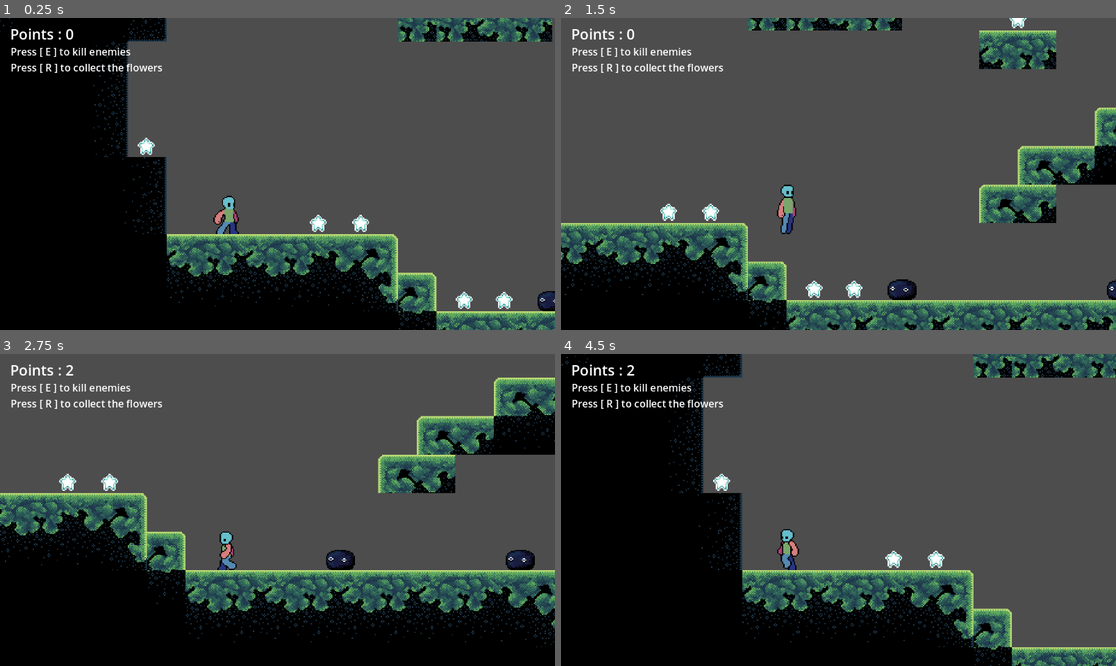
Above: before the commit, frames 1-4 (two rows, left to right).
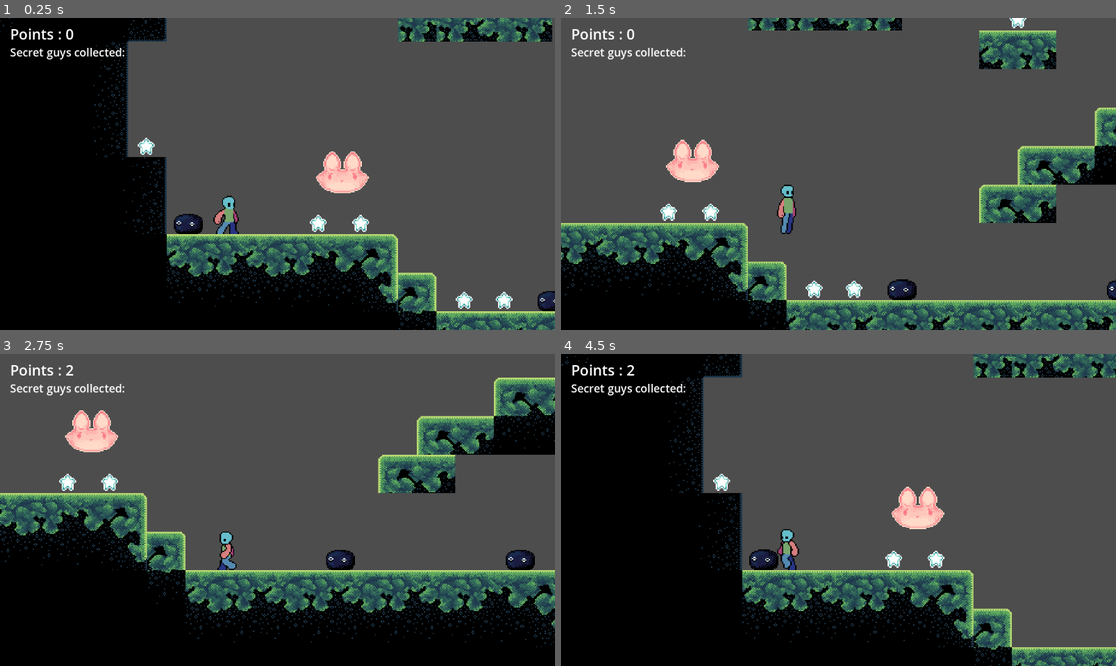
Above: after the commit, the same moments.

Repository: 7riciu/shiba-arcade-platformer-game
Game: Godot game, scene res://scenes/game.tscn
Same seed, same stepped clock (60 frames per second), same inputs: the game is played once before the commit and once after it.
Inputs (mouse positions are in pixels of both pictures, inside the frame that each line leads up to):
- Up to frame 1 (0.25 s): no input
- Up to frame 2 (1.5 s): tap Enter at 0.5 s; move the mouse to (960, 158) at 0.52 s; hold Right (Right) from 0.53 s (still down); tap R (Collect) at 0.6 s; tap Space (Jump) at 0.77 s; move the mouse to (727, 189) at 1.27 s; click (727, 189) at 1.35 s
- Up to frame 3 (2.75 s): tap Space (Jump) at 1.52 s; tap R (Collect) at 1.55, 2.1 s; move the mouse to (333, 441) at 2.02 s; release Right (Right) at 2.03 s; hold Left (Left) from 2.03 s (still down)
- Up to frame 4 (4.5 s): move the mouse to (810, 572) at 2.77 s; release Left (Left) at 2.78 s; hold Right (Right) 2.78-4.28 s; tap R (Collect) at 2.85, 3.8, 4.35 s; tap Space (Jump) at 3.02, 3.77 s; move the mouse to (1005, 556) at 3.52 s; click (1005, 556) at 3.6 s; move the mouse to (672, 463) at 4.27 s; hold Left (Left) from 4.28 s (still down)

The runs differ from the first frame. In frame 1, 1.9% of the frame differs, in the area x 1-67%, y 9-70%; in frame 2, 1.6%; in frame 3, 1.6%; in frame 4, 1.9%, in the area x 1-70%, y 9-70%.

Commit message:
I added a script for petting pets + a script for collecting sercet guys + UI that shows the amount of secret guys  collected <3

Diff:
--- a/scenes/game.tscn
+++ b/scenes/game.tscn
@@ -6,7 +6,9 @@
 [ext_resource type="PackedScene" uid="uid://bxcn8flp64gha" path="res://scenes/basicEnemy.tscn" id="4_p57ef"]
 [ext_resource type="PackedScene" uid="uid://da707pn7kxhgb" path="res://scenes/bunnyEnemy.tscn" id="5_iywne"]
 [ext_resource type="PackedScene" uid="uid://bgk501dr6y7vu" path="res://scenes/starFlower.tscn" id="6_p57ef"]
+[ext_resource type="PackedScene" uid="uid://dptfohswavmpv" path="res://scenes/pet.tscn" id="7_0tnpc"]
 [ext_resource type="PackedScene" uid="uid://6tl6sptuo2jw" path="res://scenes/point.tscn" id="7_u5sy4"]
+[ext_resource type="PackedScene" uid="uid://dre3nsoppifyd" path="res://scenes/secret_guys.tscn" id="7_vtaks"]
 [ext_resource type="PackedScene" uid="uid://btwobl5eonivb" path="res://scenes/pointsCountUI.tscn" id="8_gee14"]
 
 [sub_resource type="TileSetAtlasSource" id="TileSetAtlasSource_u5sy4"]
@@ -158,26 +160,53 @@
 [node name="point7" parent="Points" instance=ExtResource("7_u5sy4")]
 position = Vector2(119, 119)
 
+[node name="point9" parent="Points" instance=ExtResource("7_u5sy4")]
+position = Vector2(636, 182)
+
+[node name="point10" parent="Points" instance=ExtResource("7_u5sy4")]
+position = Vector2(288, -105)
+
+[node name="point11" parent="Points" instance=ExtResource("7_u5sy4")]
+position = Vector2(578, -137)
+
+[node name="point12" parent="Points" instance=ExtResource("7_u5sy4")]
+position = Vector2(698, -137)
+
+[node name="point13" parent="Points" instance=ExtResource("7_u5sy4")]
+position = Vector2(104, -137)
+
+[node name="point14" parent="Points" instance=ExtResource("7_u5sy4")]
+position = Vector2(155, -137)
+
+[node name="point15" parent="Points" instance=ExtResource("7_u5sy4")]
+position = Vector2(770, -105)
+
+[node name="point16" parent="Points" instance=ExtResource("7_u5sy4")]
+position = Vector2(811, -105)
+
+[node name="point17" parent="Points" instance=ExtResource("7_u5sy4")]
+position = Vector2(853, -105)
+
+[node name="point18" parent="Points" instance=ExtResource("7_u5sy4")]
+position = Vector2(894, -105)
+
 [node name="point8" parent="Points" instance=ExtResource("7_u5sy4")]
 position = Vector2(152, 119)
 
-[node name="point9" parent="Points" instance=ExtResource("7_u5sy4")]
-position = Vector2(636, 182)
-
-[node name="point10" parent="Points" instance=ExtResource("7_u5sy4")]
-position = Vector2(288, -105)
-
-[node name="point11" parent="Points" instance=ExtResource("7_u5sy4")]
-position = Vector2(578, -137)
-
-[node name="point12" parent="Points" instance=ExtResource("7_u5sy4")]
-position = Vector2(698, -137)
-
-[node name="point13" parent="Points" instance=ExtResource("7_u5sy4")]
-position = Vector2(104, -137)
-
-[node name="point14" parent="Points" instance=ExtResource("7_u5sy4")]
-position = Vector2(155, -137)
+[node name="point19" parent="Points" instance=ExtResource("7_u5sy4")]
+position = Vector2(1015, 151)
+
+[node name="point20" parent="Points" instance=ExtResource("7_u5sy4")]
+position = Vector2(1052, 151)
+
+[node name="point21" parent="Points" instance=ExtResource("7_u5sy4")]
+position = Vector2(1089, 151)
+
+[node name="Pet" parent="Points" instance=ExtResource("7_0tnpc")]
+position = Vector2(18, -24)
+
+[node name="SecretGuys" parent="Points" instance=ExtResource("7_vtaks")]
+position = Vector2(-110, 40)
 
 [node name="Basic Enemies" type="Node2D" parent="."]
 
@@ -187,6 +216,12 @@
 [node name="Basic enemy" parent="Basic Enemies" instance=ExtResource("4_p57ef")]
 position = Vector2(192, 104)
 
+[node name="Basic enemy3" parent="Basic Enemies" instance=ExtResource("4_p57ef")]
+position = Vector2(964, 136)
+
+[node name="Basic enemy4" parent="Basic Enemies" instance=ExtResource("4_p57ef")]
+position = Vector2(1164, 136)
+
 [node name="Star Flowers" type="Node2D" parent="."]
 
 [node name="starFlower" parent="Star Flowers" instance=ExtResource("6_p57ef")]
@@ -202,30 +237,3 @@
 
 [node name="Bunny" parent="Bunnies" instance=ExtResource("5_iywne")]
 position = Vector2(750, 136)
-
-[node name="point" parent="." instance=ExtResource("7_u5sy4")]
-position = Vector2(770, -105)
-
-[node name="point2" parent="." instance=ExtResource("7_u5sy4")]
-position = Vector2(811, -105)
-
-[node name="point3" parent="." instance=ExtResource("7_u5sy4")]
-position = Vector2(853, -105)
-
-[node name="point4" parent="." instance=ExtResource("7_u5sy4")]
-position = Vector2(894, -105)
-
-[node name="Basic enemy" parent="." instance=ExtResource("4_p57ef")]
-position = Vector2(964, 136)
-
-[node name="point5" parent="." instance=ExtResource("7_u5sy4")]
-position = Vector2(1015, 151)
-
-[node name="point6" parent="." instance=ExtResource("7_u5sy4")]
-position = Vector2(1052, 151)
-
-[node name="point7" parent="." instance=ExtResource("7_u5sy4")]
-position = Vector2(1089, 151)
-
-[node name="Basic enemy2" parent="." instance=ExtResource("4_p57ef")]
-position = Vector2(1164, 136)
--- a/scenes/pet.tscn
+++ b/scenes/pet.tscn
@@ -1,43 +1,32 @@
-[gd_scene load_steps=7 format=3 uid="uid://dptfohswavmpv"]
+[gd_scene load_steps=6 format=3 uid="uid://dptfohswavmpv"]
 
 [ext_resource type="Texture2D" uid="uid://dqfev0cnflbdg" path="res://assets/bunny en.png" id="1_8wqpi"]
 [ext_resource type="Script" uid="uid://bhtgurpipyoks" path="res://scripts/pet.gd" id="2_qd1if"]
 
-[sub_resource type="AtlasTexture" id="AtlasTexture_hmkkh"]
+[sub_resource type="AtlasTexture" id="AtlasTexture_8wqpi"]
 atlas = ExtResource("1_8wqpi")
 region = Rect2(256, 0, 128, 112)
 
-[sub_resource type="SpriteFrames" id="SpriteFrames_6nmc3"]
+[sub_resource type="SpriteFrames" id="SpriteFrames_qd1if"]
 animations = [{
 "frames": [{
 "duration": 1.0,
-"texture": SubResource("AtlasTexture_hmkkh")
+"texture": SubResource("AtlasTexture_8wqpi")
 }],
 "loop": true,
 "name": &"default",
 "speed": 5.0
 }]
 
-[sub_resource type="CapsuleShape2D" id="CapsuleShape2D_axfbl"]
-radius = 12.0
-height = 36.0
+[sub_resource type="RectangleShape2D" id="RectangleShape2D_hmkkh"]
+size = Vector2(76, 54)
 
-[sub_resource type="RectangleShape2D" id="RectangleShape2D_5c8qe"]
-size = Vector2(66, 50)
-
-[node name="CharacterBody2D" type="CharacterBody2D"]
+[node name="Area2D" type="Area2D"]
+script = ExtResource("2_qd1if")
 
 [node name="AnimatedSprite2D" type="AnimatedSprite2D" parent="."]
-sprite_frames = SubResource("SpriteFrames_6nmc3")
+sprite_frames = SubResource("SpriteFrames_qd1if")
 
 [node name="CollisionShape2D" type="CollisionShape2D" parent="."]
-position = Vector2(0, 42)
-rotation = 1.5707964
-shape = SubResource("CapsuleShape2D_axfbl")
-
-[node name="Area2D" type="Area2D" parent="."]
-script = ExtResource("2_qd1if")
-
-[node name="CollisionShape2D" type="CollisionShape2D" parent="Area2D"]
-position = Vector2(0, 29)
-shape = SubResource("RectangleShape2D_5c8qe")
+position = Vector2(0, 27)
+shape = SubResource("RectangleShape2D_hmkkh")
--- a/scenes/pointsCountUI.tscn
+++ b/scenes/pointsCountUI.tscn
@@ -1,23 +1,24 @@
-[gd_scene load_steps=2 format=3 uid="uid://btwobl5eonivb"]
+[gd_scene load_steps=3 format=3 uid="uid://btwobl5eonivb"]
 
 [ext_resource type="Script" uid="uid://7tyr3wximdc2" path="res://scripts/points_ui.gd" id="1_puuml"]
+[ext_resource type="Script" uid="uid://dwyh4c38pgnge" path="res://scripts/secret_ui.gd" id="2_1uwhi"]
 
-[node name="CanvasLayer" type="CanvasLayer" groups=["ui"]]
-script = ExtResource("1_puuml")
+[node name="CanvasLayer" type="CanvasLayer"]
 
-[node name="PointsCount" type="Label" parent="."]
+[node name="PointsCount" type="Label" parent="." groups=["points"]]
 offset_left = 21.0
 offset_top = 12.0
 offset_right = 153.0
 offset_bottom = 54.0
 theme_override_font_sizes/font_size = 30
 text = "Points : 0"
+script = ExtResource("1_puuml")
 
-[node name="Label" type="Label" parent="."]
-offset_left = 22.0
+[node name="SecretGuysCount" type="Label" parent="." groups=["secret guys"]]
+offset_left = 21.0
 offset_top = 55.0
-offset_right = 263.0
+offset_right = 262.0
 offset_bottom = 104.0
-theme_override_font_sizes/font_size = 21
-text = "Press [ E ] to kill enemies
-Press [ R ] to collect the flowers"
+theme_override_font_sizes/font_size = 23
+text = "Secret guys collected:"
+script = ExtResource("2_1uwhi")
--- /dev/null
+++ b/scenes/secret_guys.tscn
@@ -0,0 +1,32 @@
+[gd_scene load_steps=6 format=3 uid="uid://dre3nsoppifyd"]
+
+[ext_resource type="Script" uid="uid://bv1a3lxbvkiyr" path="res://scripts/secret_guys.gd" id="1_q7u8p"]
+[ext_resource type="Texture2D" uid="uid://bhsnndwnt3ann" path="res://assets/coal enemy.png" id="2_h7sck"]
+
+[sub_resource type="RectangleShape2D" id="RectangleShape2D_q7u8p"]
+size = Vector2(46, 34)
+
+[sub_resource type="AtlasTexture" id="AtlasTexture_kuenn"]
+atlas = ExtResource("2_h7sck")
+region = Rect2(0, 0, 48, 48)
+
+[sub_resource type="SpriteFrames" id="SpriteFrames_occss"]
+animations = [{
+"frames": [{
+"duration": 1.0,
+"texture": SubResource("AtlasTexture_kuenn")
+}],
+"loop": true,
+"name": &"default",
+"speed": 5.0
+}]
+
+[node name="SecretGuys" type="Area2D"]
+script = ExtResource("1_q7u8p")
+
+[node name="CollectArea" type="CollisionShape2D" parent="."]
+position = Vector2(0, 7)
+shape = SubResource("RectangleShape2D_q7u8p")
+
+[node name="AnimatedSprite2D" type="AnimatedSprite2D" parent="."]
+sprite_frames = SubResource("SpriteFrames_occss")
--- a/scripts/enemy.gd
+++ b/scripts/enemy.gd
@@ -1,6 +1,6 @@
 extends CharacterBody2D
 
-@onready var points_ui = get_tree().get_first_node_in_group("ui")
+@onready var points_ui = get_tree().get_first_node_in_group("points")
 @onready var attack_area = $AttackArea
 @onready var player_ref = null
 
--- a/scripts/pet.gd
+++ b/scripts/pet.gd
@@ -1,4 +1,7 @@
 extends Area2D
+
+@onready var pet_sprite = $AnimatedSprite2D
+@onready var points_ui = get_tree().get_first_node_in_group("points")
 
 var can_pet = false
 var pet = false
@@ -14,3 +17,8 @@
 func not_near_pet(body):
 	if body.is_in_group("player"):
 		can_pet = false
+
+func _process(delta: float) -> void:
+	if not pet and can_pet and Input.is_action_just_pressed("Collect"):
+		pet = true
+		points_ui.pet_points_count()
--- a/scripts/point.gd
+++ b/scripts/point.gd
@@ -1,6 +1,6 @@
 extends Area2D
 
-@onready var points_ui = get_tree().get_first_node_in_group("ui")
+@onready var points_ui = get_tree().get_first_node_in_group("points")
 
 func _ready() -> void:
 	self.body_entered.connect(point_touched)
--- a/scripts/points_ui.gd
+++ b/scripts/points_ui.gd
@@ -1,17 +1,19 @@
-extends CanvasLayer
-
-@onready var points_ui = $PointsCount
+extends Label
 
 var points_collected = 0
 
 func map_points_count():
 	points_collected += 1
-	points_ui.text = "Points : " + str(points_collected)
+	self.text = "Points : " + str(points_collected)
 
 func basic_enemy_points_count():
 	points_collected += 10
-	points_ui.text = "Points : " + str(points_collected)
+	self.text = "Points : " + str(points_collected)
 
 func flower_points_count():
 	points_collected += 10
-	points_ui.text = "Points : " + str(points_collected)
+	self.text = "Points : " + str(points_collected)
+
+func pet_points_count():
+	points_collected += 5
+	self.text = "Points : " + str(points_collected)
--- /dev/null
+++ b/scripts/secret_guys.gd
@@ -0,0 +1,26 @@
+extends Area2D
+
+@onready var secret_sprite = $AnimatedSprite2D
+@onready var secret_ui = get_tree().get_first_node_in_group("secret guys")
+
+var can_collect = false
+var collected = false
+
+func _ready():
+	self.body_entered.connect(near_secret)
+	self.body_exited.connect(not_near_secret)
+
+func near_secret(body):
+	if body.is_in_group("player"):
+		print("Secret")
+		can_collect = true
+
+func not_near_secret(body):
+	if body.is_in_group("player"):
+		print("not secret")
+		can_collect = false
+
+func _process(delta):
+	if not collected and can_collect and Input.is_action_just_pressed("Collect"):
+		collected = true
+		secret_ui.add_secret()
--- /dev/null
+++ b/scripts/secret_ui.gd
@@ -0,0 +1,4 @@
+extends Label
+
+func add_secret():
+	self.text += "O"
--- a/scripts/start_flower_area.gd
+++ b/scripts/start_flower_area.gd
@@ -1,7 +1,7 @@
 extends Area2D
 
 @onready var flower_sprite = $AnimatedSprite2D
-@onready var points_ui = get_tree().get_first_node_in_group("ui")
+@onready var points_ui = get_tree().get_first_node_in_group("points")
 
 var can_collect = false
 var collected = false
@@ -14,7 +14,6 @@
 func is_collectable(body):
 	if body.is_in_group("player"):
 		can_collect = true
-		print("can collect flower")
 		if not collected:
 			flower_sprite.play("default outline")
 		else:
@@ -23,7 +22,6 @@
 func is_not_collectable(body):
 	if body.is_in_group("player"):
 		can_collect = false
-		print("can not collect flower")
 		if not collected:
 			flower_sprite.play("default")
 		else:
Not shown, changed: export_presets.cfg
Not shown: 1 places in scenes/game.tscn that only renumber resources
Not shown, added: scripts/secret_guys.gd.uid
Not shown, added: scripts/secret_ui.gd.uid
